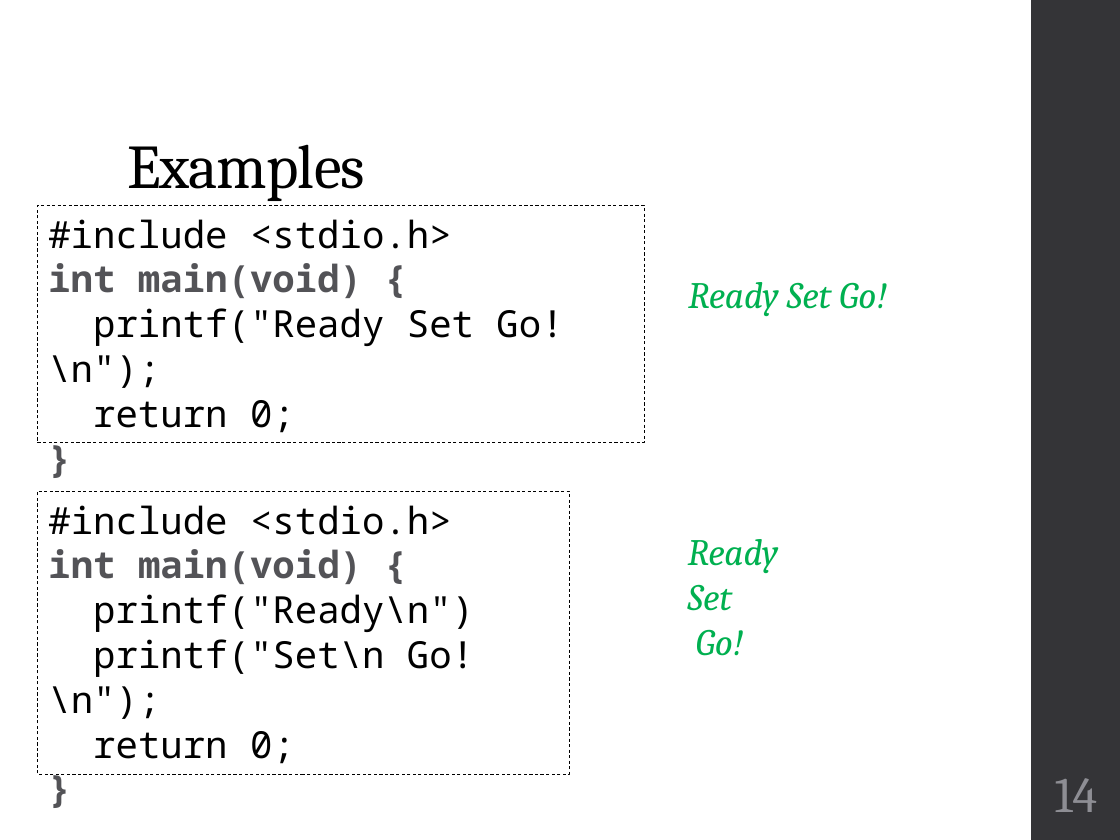
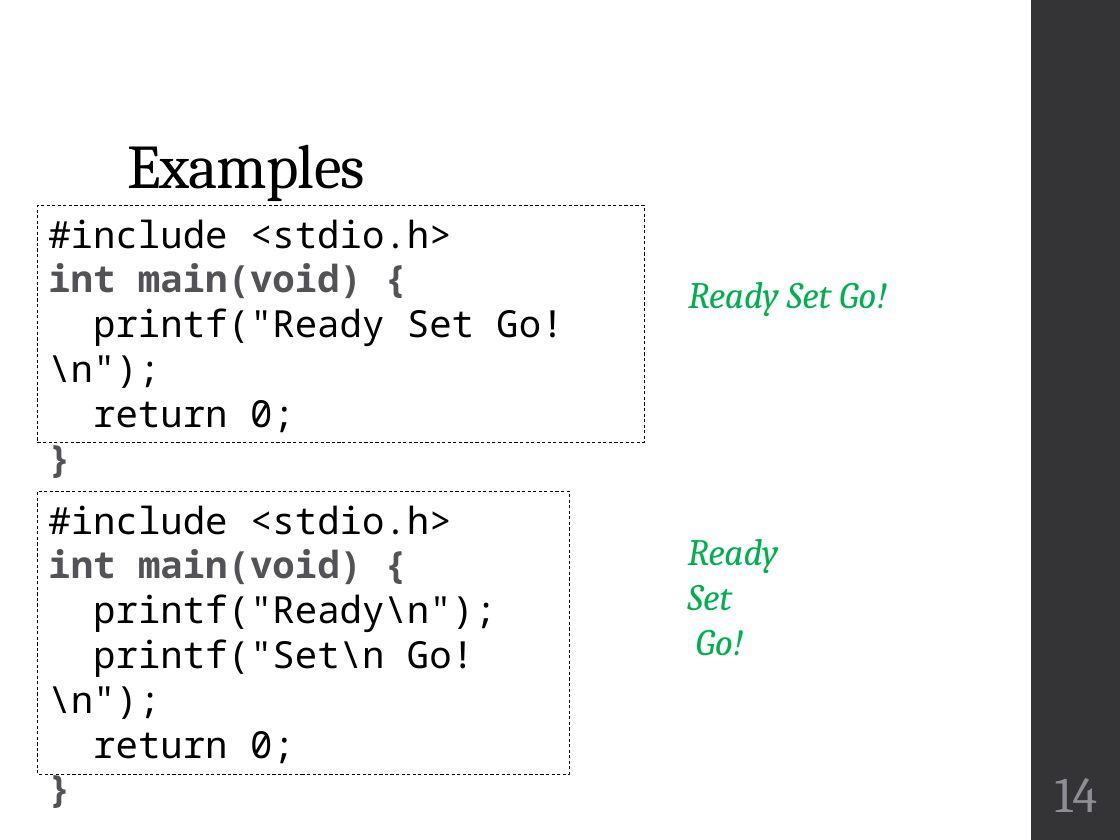
Before and after one commit to geneti/cse220_2020fall, a slide deck: slide 14 of Lectures/cse220-02-fundamentals.pptx. Drawn at 1120x840 pixels with LibreOffice and Linux fonts; fonts in the diff are those of the drawing. Boxes give left, top, right and bottom in pixels: in the first picture for what was removed or moved away, otherwise in the second. Text is boxed around its words. In the diff, an @@ line names an element or a change of style, - is before the commit and + after.

```diff
--- a/Lectures/cse220-02-fundamentals.pptx
+++ b/Lectures/cse220-02-fundamentals.pptx
@@ text in rectangle at box(93, 594, 496, 632): text changed @@
-printf("Ready\n")
+printf("Ready\n");
```
Also in this commit, not shown: 4 other files.
